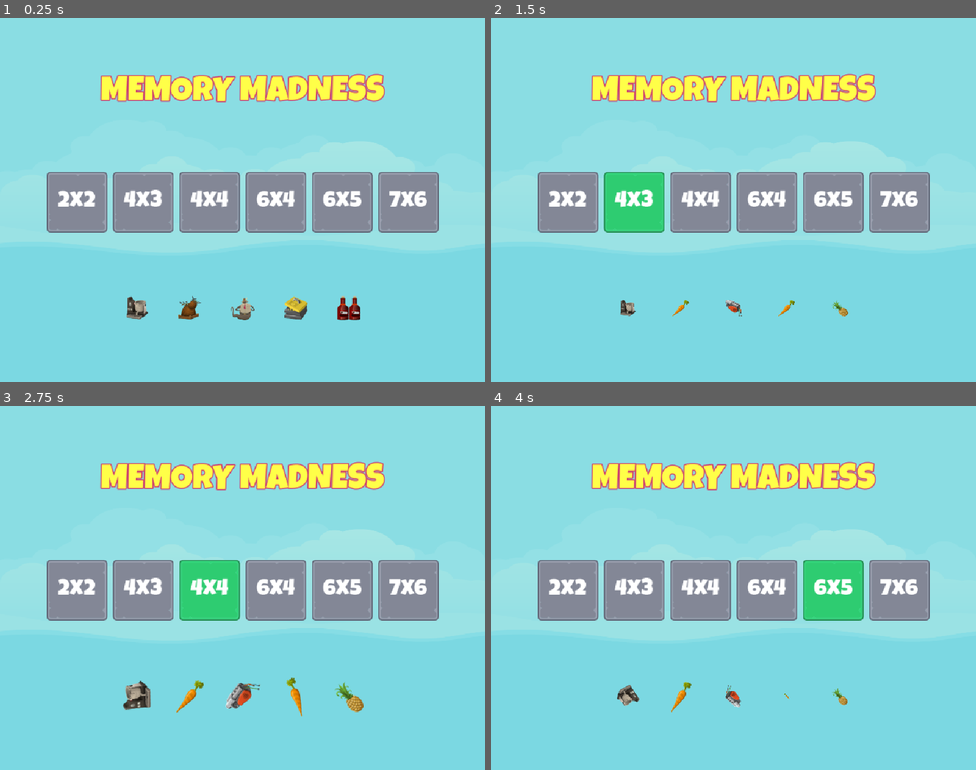
Above: before the commit, frames 1-4 (two rows, left to right).
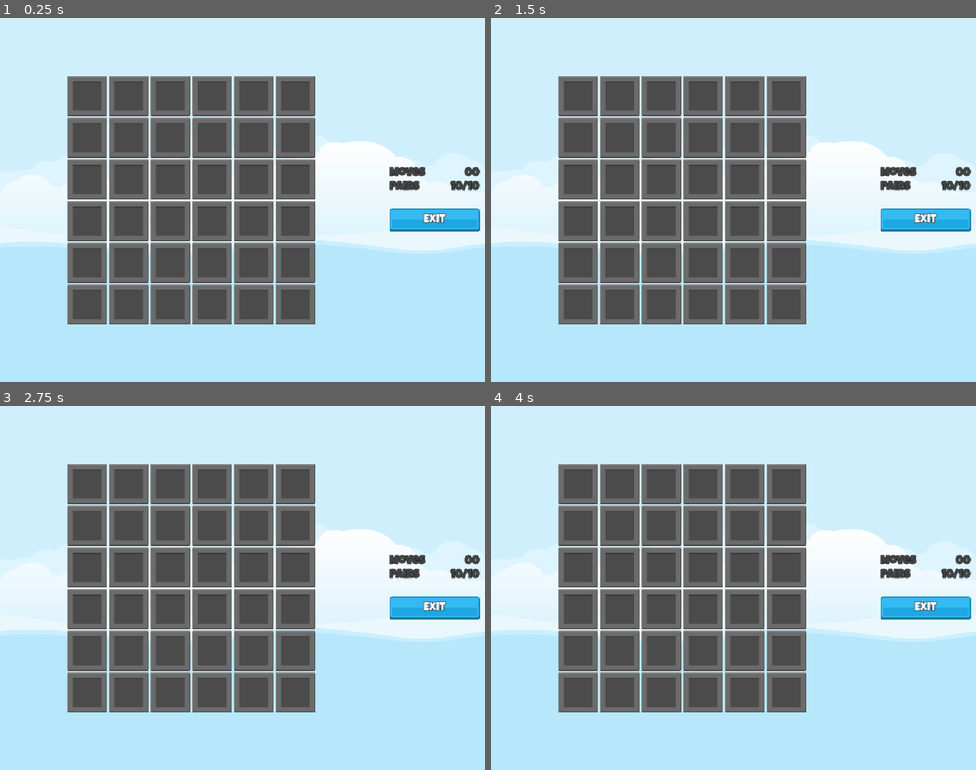
Above: after the commit, the same moments.

Repository: JaseBird/my-2d-game-dev-course
Game: Godot game, scene res://Scenes/Master/Master.tscn
Two runs of this game, one before a commit and one after it. Both use one fixed random seed, a clock stepped at 60 frames per second and the inputs below.
Inputs (mouse positions are in pixels of both pictures, inside the frame that each line leads up to):
- Up to frame 1 (0.25 s): no input
- Up to frame 2 (1.5 s): click (568, 203) at 0.5 s, where only the run before the commit has a clickable "2x2"; click (631, 203) at 1.25 s, where only the run before the commit has a clickable "4x3"
- Up to frame 3 (2.75 s): click (208, 591) at 2 s, where only the run before the commit has a clickable "4x4"
- Up to frame 4 (4 s): click (767, 591) at 2.75 s, where only the run before the commit has a clickable "6x4"; click (835, 591) at 3.5 s, where only the run before the commit has a clickable "6x5"

The runs differ from the first frame. In frame 1, 99% of the frame differs, in the area x 0-100%, y 0-100%; in frame 2, 99%; in frame 3, 99%; in frame 4, 99%.

Commit message:
feat: add SoundManager

Diff:
--- a/04-memory-madness/Globals/SoundManager.gd
+++ b/04-memory-madness/Globals/SoundManager.gd
@@ -1 +1,36 @@
 extends Node
+
+
+const SOUND_MAIN_MENU: String = "main"
+const SOUND_IN_GAME: String = "ingame"
+const SOUND_SUCCESS: String = "success"
+const SOUND_GAME_OVER: String = "gameover"
+const SOUND_SELECT_TILE: String = "tile"
+const SOUND_SELECT_BUTTON: String = "button"
+
+
+const SOUNDS: Dictionary[String, AudioStream] = {
+	SOUND_MAIN_MENU: preload("res://assets/sounds/bgm_action_3.mp3"),
+	SOUND_IN_GAME: preload("res://assets/sounds/bgm_action_4.mp3"),
+	SOUND_SUCCESS: preload("res://assets/sounds/sfx_sounds_fanfare3.wav"),
+	SOUND_GAME_OVER: preload("res://assets/sounds/sfx_sounds_powerup12.wav"),
+	SOUND_SELECT_TILE: preload("res://assets/sounds/sfx_sounds_impact1.wav"),
+	SOUND_SELECT_BUTTON: preload("res://assets/sounds/sfx_sounds_impact7.wav")
+}
+
+
+func play_sound(player: AudioStreamPlayer, key: String) -> void:
+	if SOUNDS.has(key) == false:
+		return
+
+	player.stop()
+	player.stream = SOUNDS[key]
+	player.play()
+
+
+func play_button_click(player: AudioStreamPlayer) -> void:
+	play_sound(player, SOUND_SELECT_BUTTON)
+
+
+func play_tile_click(player: AudioStreamPlayer) -> void:
+	play_sound(player, SOUND_SELECT_TILE)
--- a/04-memory-madness/Scenes/Master/Master.tscn
+++ b/04-memory-madness/Scenes/Master/Master.tscn
@@ -1,7 +1,8 @@
-[gd_scene load_steps=4 format=3 uid="uid://c4qjc2kr3fh07"]
+[gd_scene load_steps=5 format=3 uid="uid://c4qjc2kr3fh07"]
 
 [ext_resource type="Texture2D" uid="uid://4juq7f63b6qg" path="res://Assets/images/backgroundEmpty.png" id="1_o4rt4"]
 [ext_resource type="PackedScene" uid="uid://borgmpehlrqfj" path="res://Scenes/Main/Main.tscn" id="2_7tgqy"]
+[ext_resource type="PackedScene" uid="uid://drwd5t0cuxktb" path="res://Scenes/Game/Game.tscn" id="3_7tgqy"]
 
 [sub_resource type="GDScript" id="GDScript_388ua"]
 script/source = "extends Control
@@ -35,4 +36,8 @@
 [node name="Music" type="AudioStreamPlayer" parent="."]
 
 [node name="Main" parent="." instance=ExtResource("2_7tgqy")]
+visible = false
 layout_mode = 1
+
+[node name="Game" parent="." instance=ExtResource("3_7tgqy")]
+layout_mode = 1
